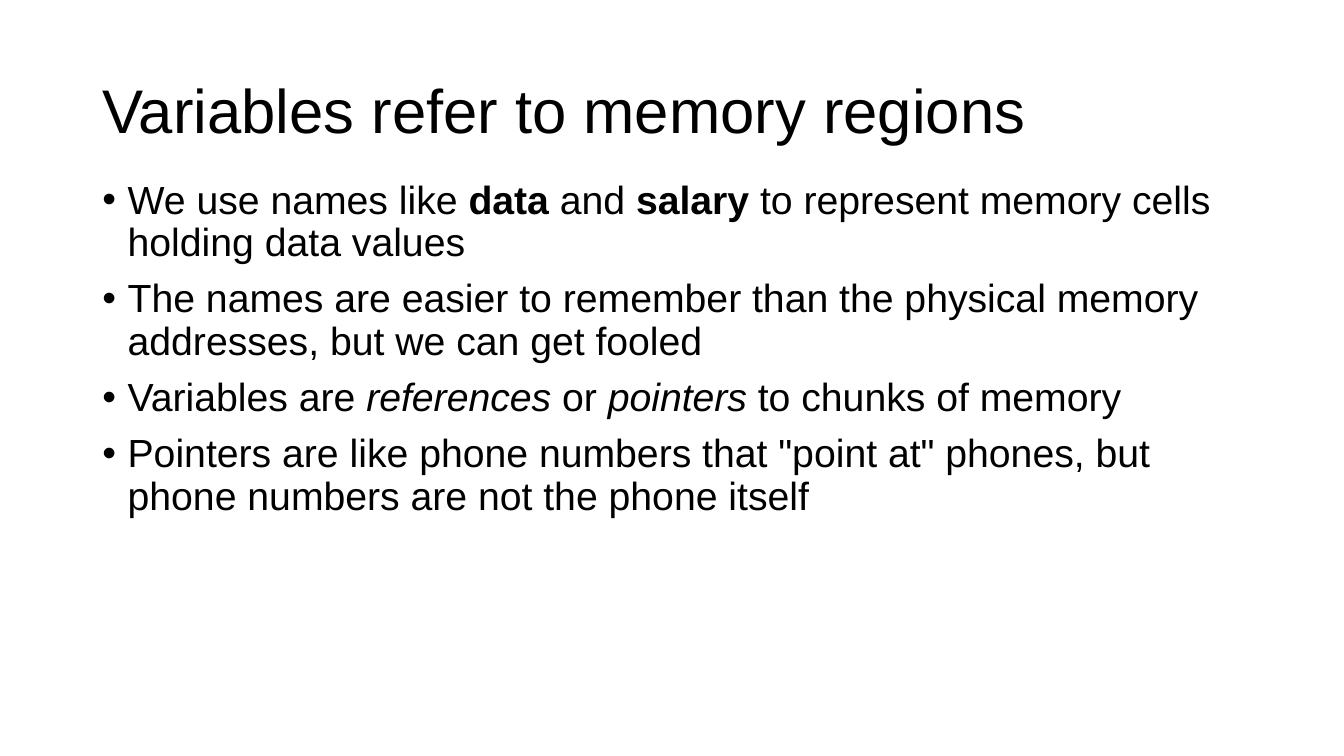
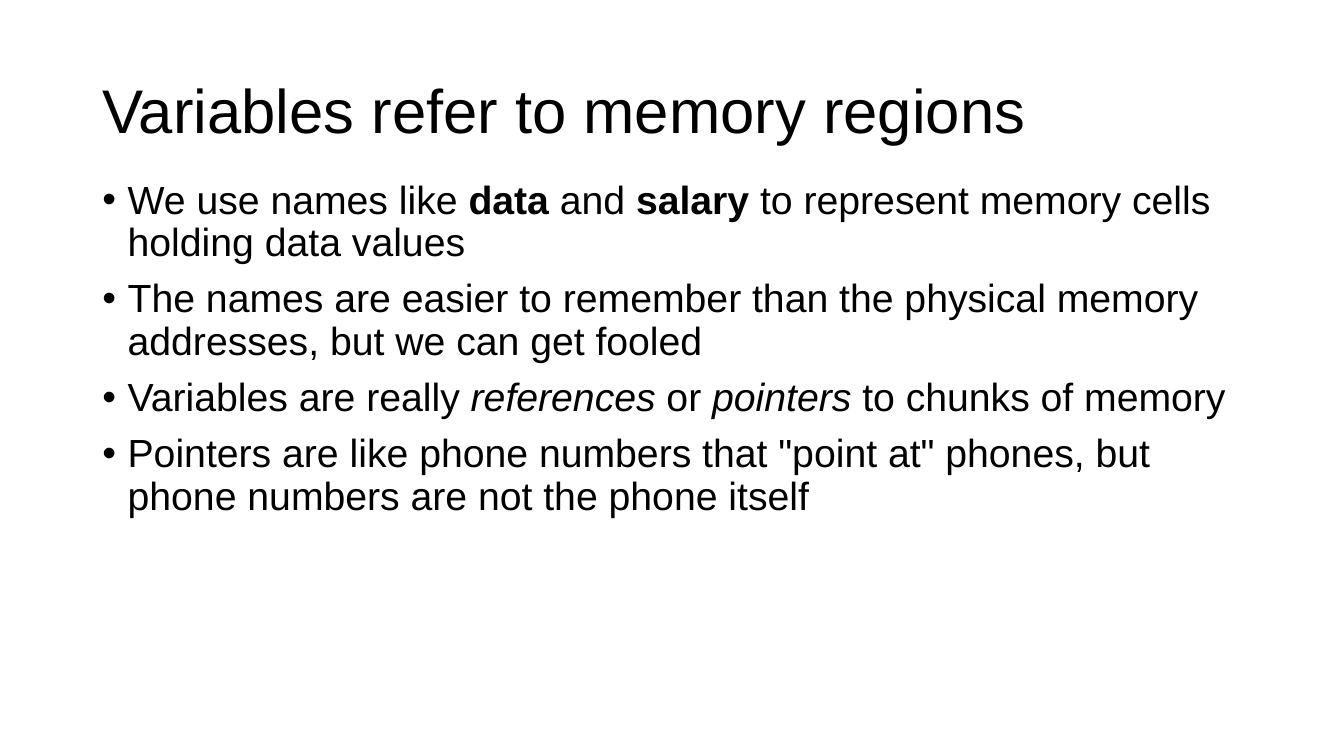
Before and after one commit to parrt/msds501, a slide deck: slide 2 of slides/aliasing.pptx. Drawn at 1344x756 pixels with LibreOffice and Linux fonts; fonts in the diff are those of the drawing; background and template pictures are left out. Boxes give left, top, right and bottom in pixels: in the first picture for what was removed or moved away, otherwise in the second. Text is boxed around its words. In the diff, an @@ line names an element or a change of style, - is before the commit and + after.

```diff
--- a/slides/aliasing.pptx
+++ b/slides/aliasing.pptx
@@ text at [128, 382, 1225, 419]: text changed @@
-• Variables are references or pointers to chunks of memory
+• Variables are really references or pointers to chunks of memory
```
Also in this commit, not shown: 4 other slides changed, 1 slide added, 3 other files.
